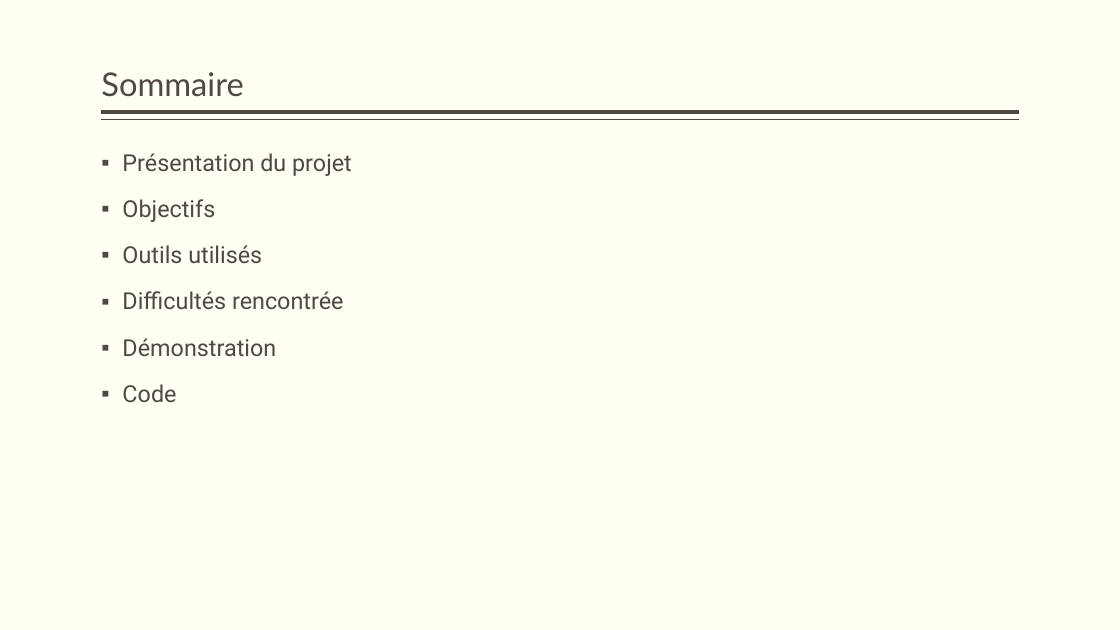
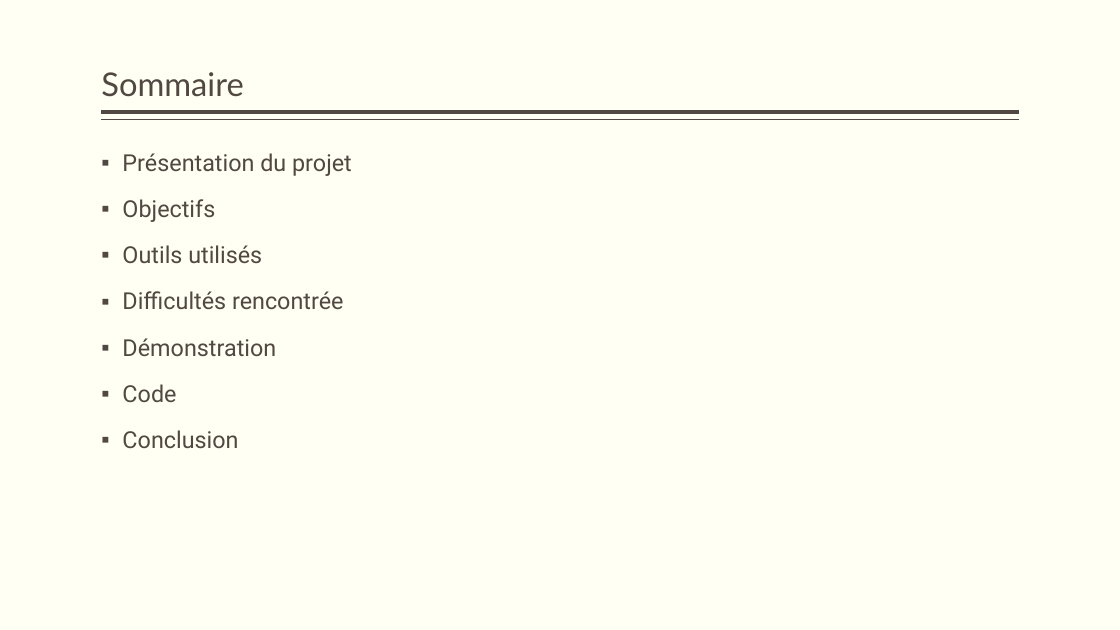
Before and after one commit to Yoannmr2005/sitePersoLivre, a slide deck: slide 2 of document/presentationSitePerso.pptx. Drawn at 1120x630 pixels with LibreOffice and Linux fonts; fonts in the diff are those of the drawing. Boxes give left, top, right and bottom in pixels: in the first picture for what was removed or moved away, otherwise in the second. Text is boxed around its words. In the diff, an @@ line names an element or a change of style, - is before the commit and + after.

```diff
--- a/document/presentationSitePerso.pptx
+++ b/document/presentationSitePerso.pptx
@@ text at <box>122,430,238,448</box>: paragraph added @@
+▪ Conclusion
```
Also in this commit, not shown: 2 other slides changed, 1 slide added, 1 other file.
